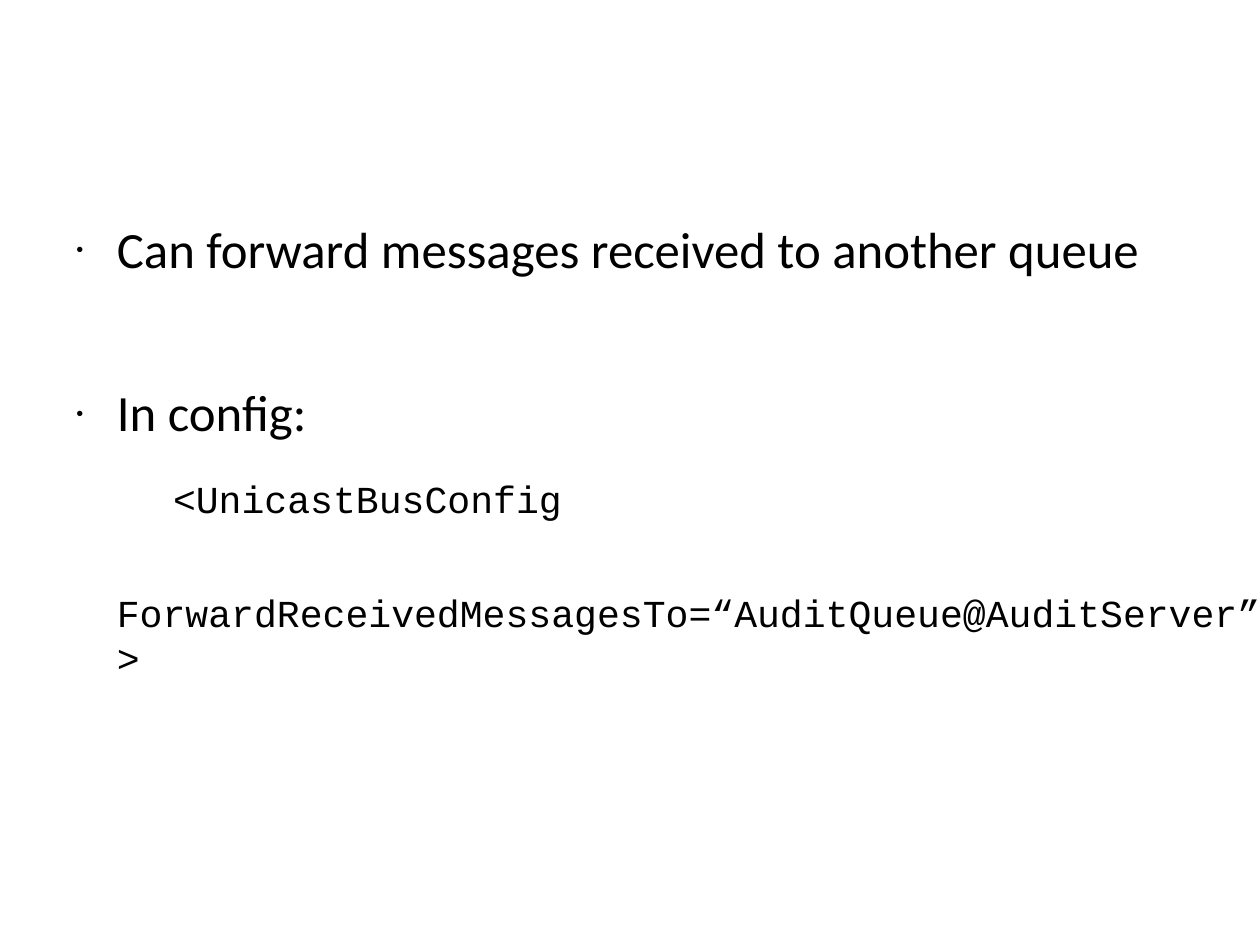
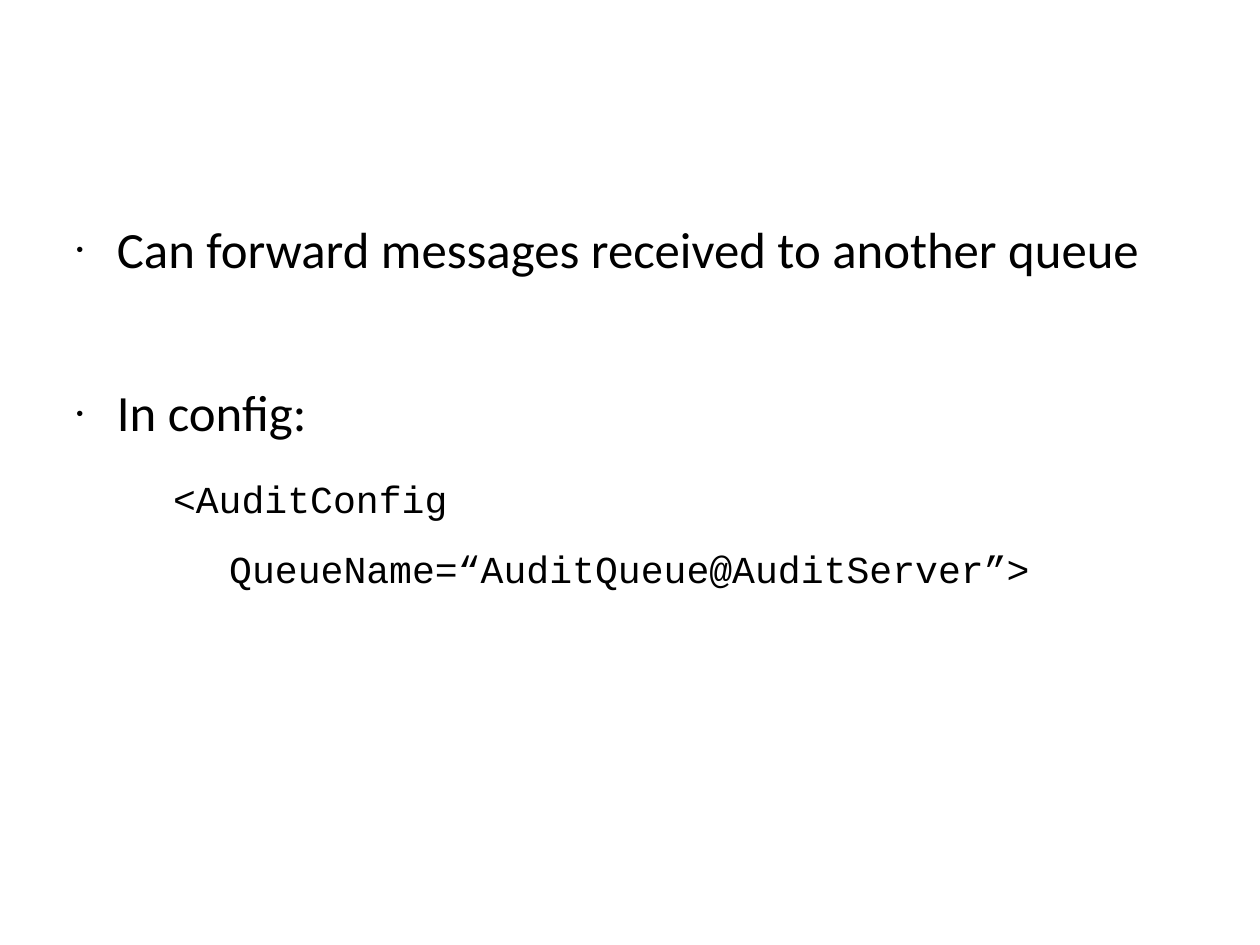
Before and after one commit to Particular/Course.Slides, a slide deck: slide 37 of EnterpriseDevelopmentWithNServiceBus.pptx. Drawn at 1260x945 pixels with LibreOffice and Linux fonts; fonts in the diff are those of the drawing; background and template pictures are left out. Boxes give left, top, right and bottom in pixels: in the first picture for what was removed or moved away, otherwise in the second. Text is boxed around its words. In the diff, an @@ line names an element or a change of style, - is before the commit and + after.

```diff
--- a/EnterpriseDevelopmentWithNServiceBus.pptx
+++ b/EnterpriseDevelopmentWithNServiceBus.pptx
@@ text at bbox=[173, 486, 1029, 591]: text changed @@
-<UnicastBusConfig
-ForwardReceivedMessagesTo=“AuditQueue@AuditServer”>
+<AuditConfig
+QueueName=“AuditQueue@AuditServer”>
```
Also in this commit, not shown: 8 other slides changed, 1 other file.
